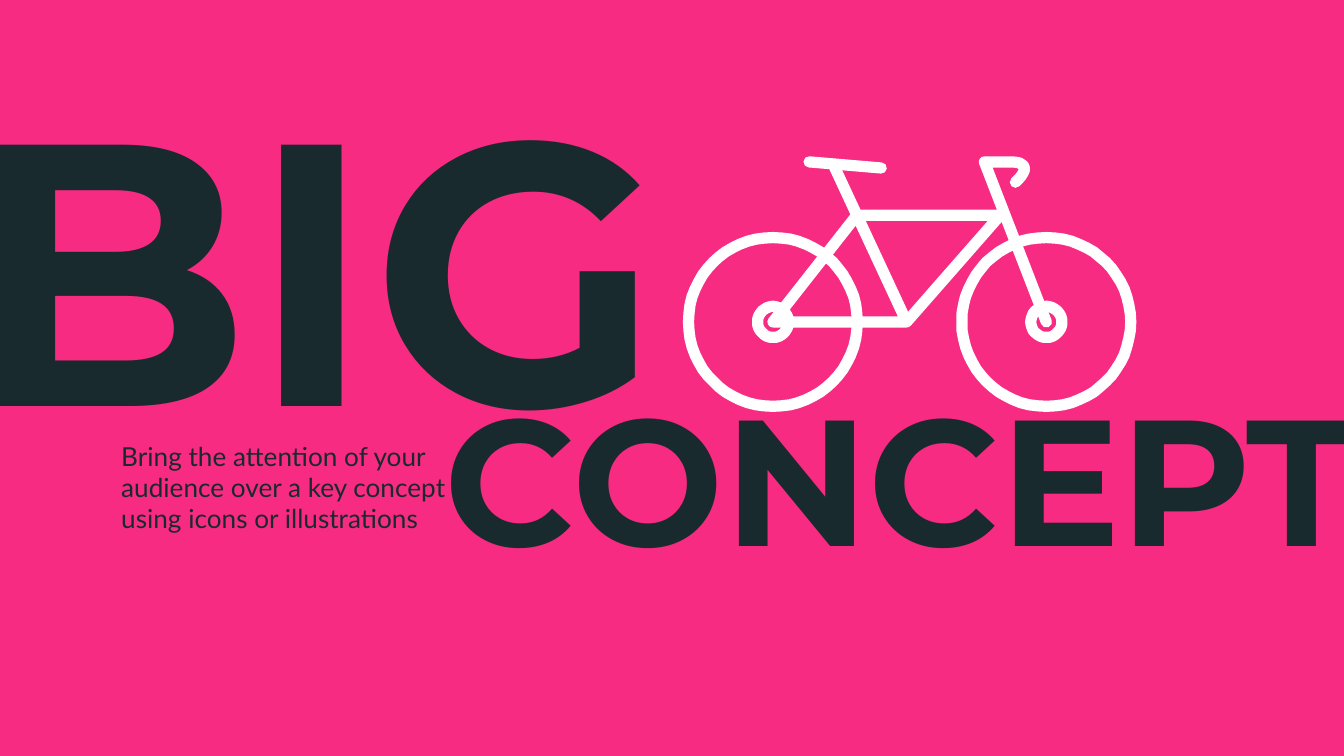
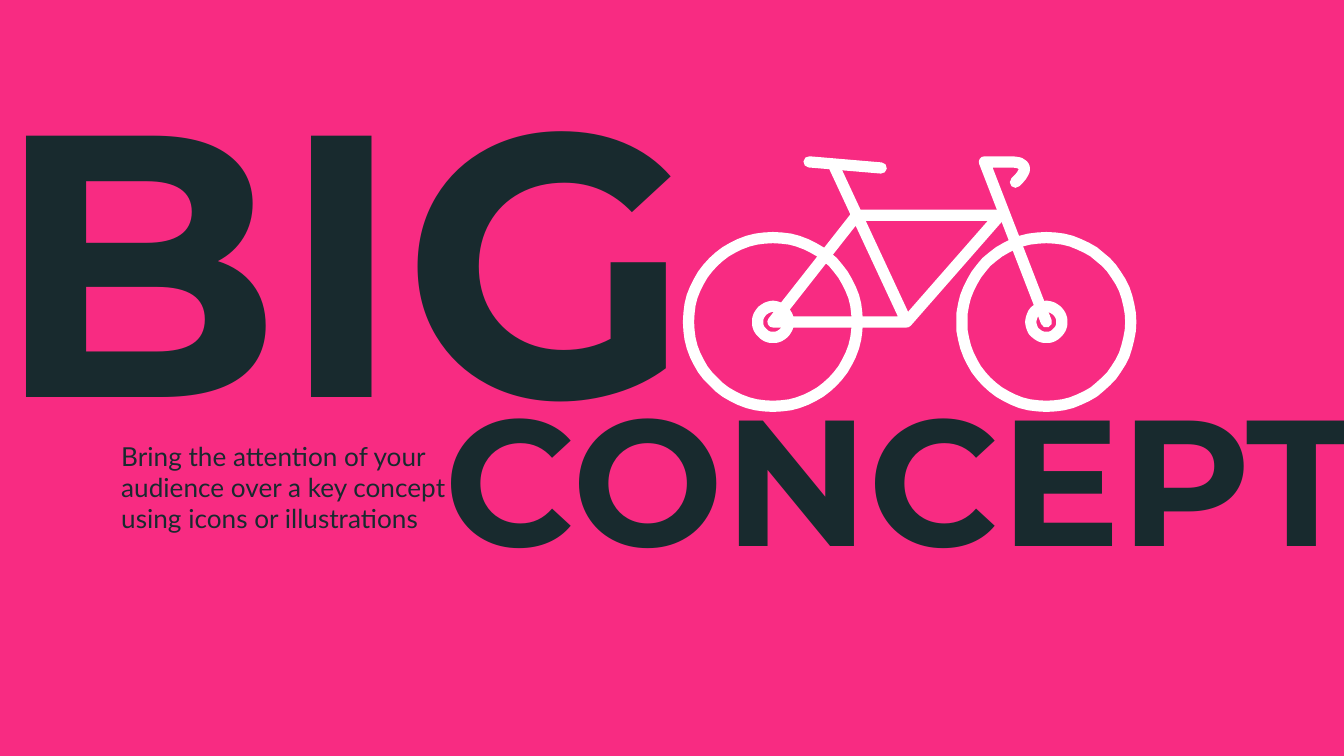
Before and after one commit to danielegenta/ArtReader, a slide deck: slide 7 of ArtReader-Presentazione.pptx. Drawn at 1344x756 pixels with LibreOffice and Linux fonts; fonts in the diff are those of the drawing. Boxes give left, top, right and bottom in pixels: in the first picture for what was removed or moved away, otherwise in the second. Text is boxed around its words. In the diff, an @@ line names an element or a change of style, - is before the commit and + after.

```diff
--- a/ArtReader-Presentazione.pptx
+++ b/ArtReader-Presentazione.pptx
@@ title "BIG" rewrapped from bbox=[0, 140, 661, 491] to bbox=[0, 131, 691, 481] @@
```
Also in this commit, not shown: 6 other slides changed, 8 slides added, 9 slides removed, 7 other files.
